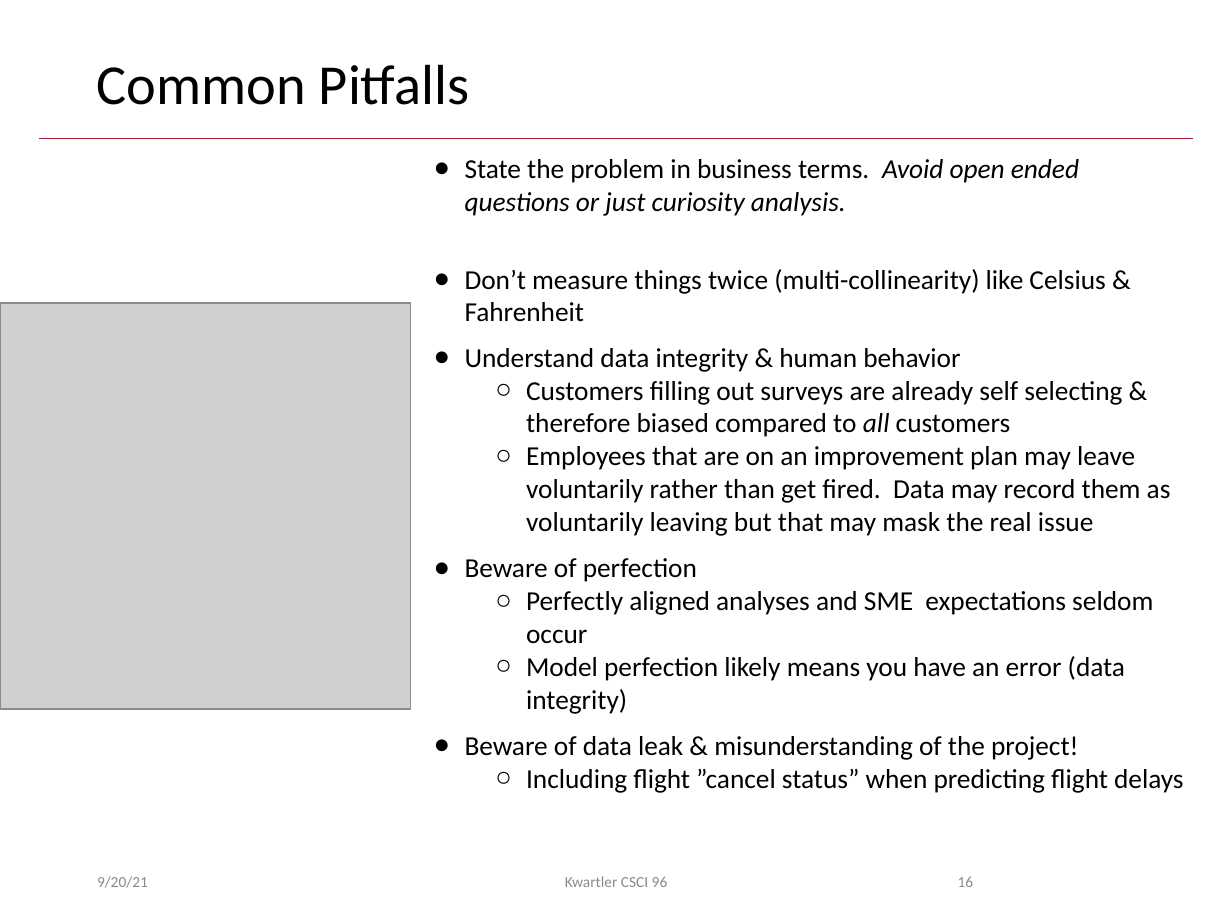
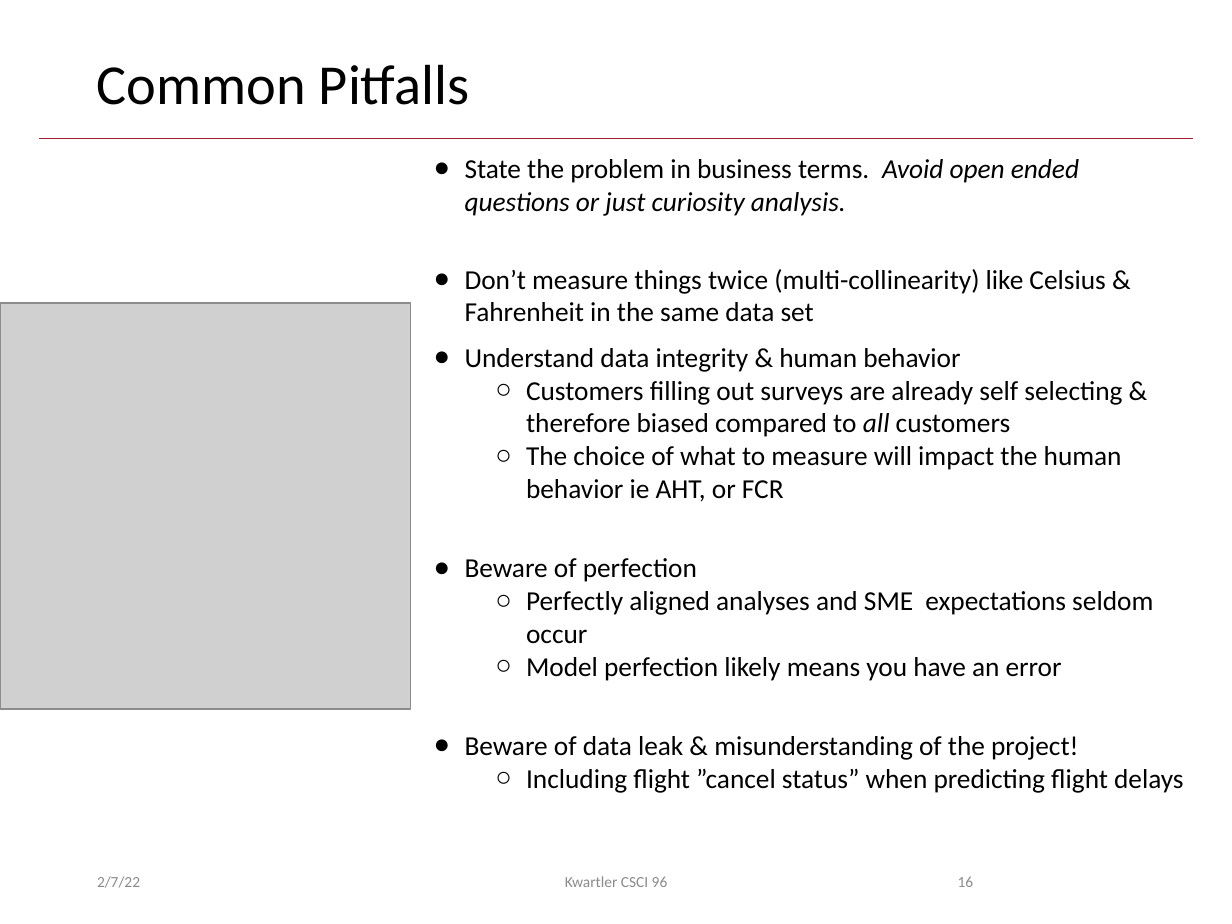
Before and after one commit to kwartler/Harvard_DataMining_Business_Student, a slide deck: slide 16 of Lessons/C_ModelingProcess_DataPrep/DM_Workflow_Preprocessing.pptx. Drawn at 1232x924 pixels with LibreOffice and Linux fonts; fonts in the diff are those of the drawing; grey boxes stand for pictures; background and template pictures are left out. Boxes give left, top, right and bottom in pixels: in the first picture for what was removed or moved away, otherwise in the second. Text is boxed around its words. In the diff, an @@ line names an element or a change of style, - is before the commit and + after.

```diff
--- a/Lessons/C_ModelingProcess_DataPrep/DM_Workflow_Preprocessing.pptx
+++ b/Lessons/C_ModelingProcess_DataPrep/DM_Workflow_Preprocessing.pptx
@@ text at (465,269,1105,322): text changed @@
-● Don’t measure things twice (multi-collinearity) like Celsius & Fahrenheit
+● Don’t measure things twice (multi-collinearity) like Celsius & Fahrenheit in the same data set
@@ text at (526,446,1122,502): text changed @@
-  ○ Employees that are on an improvement plan may leave voluntarily rather than get fired. Data may record them as voluntarily leaving but that may mask the real issue
+  ○ The choice of what to measure will impact the human behavior ie AHT, or FCR
@@ text at (526,657,1062,681): text changed @@
-  ○ Model perfection likely means you have an error (data integrity)
+  ○ Model perfection likely means you have an error
@@ text at (97,876,140,888): text changed @@
-9/20/21
+2/7/22
```
Also in this commit, not shown: 65 other slides changed, 3 slides added, 2 other files.
